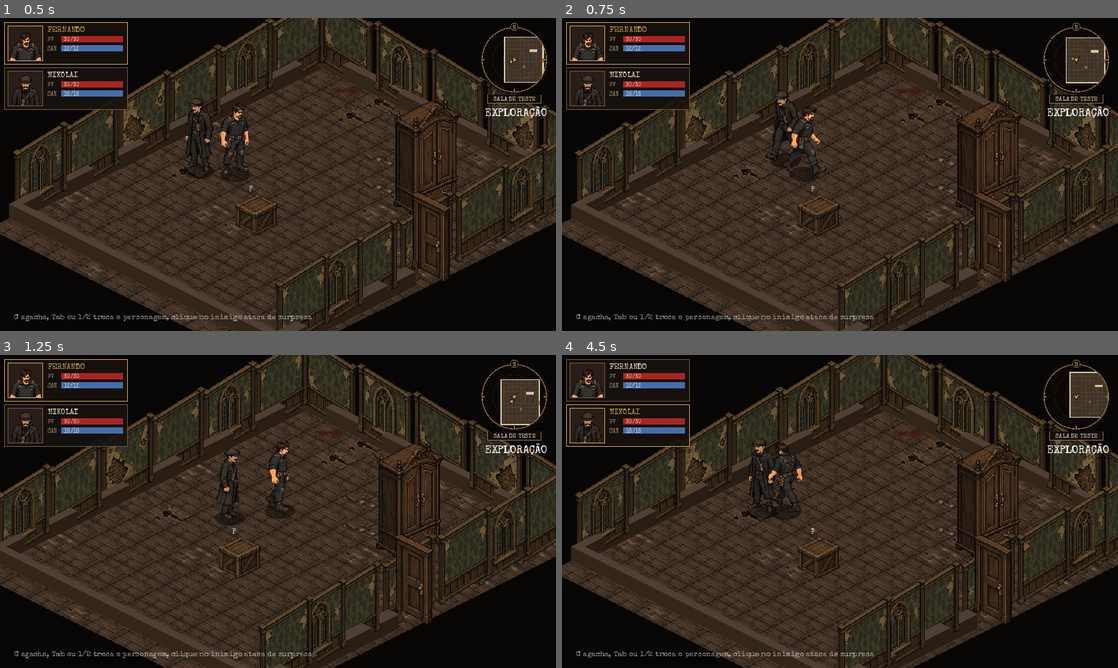
Above: before the commit, frames 1-4 (two rows, left to right).
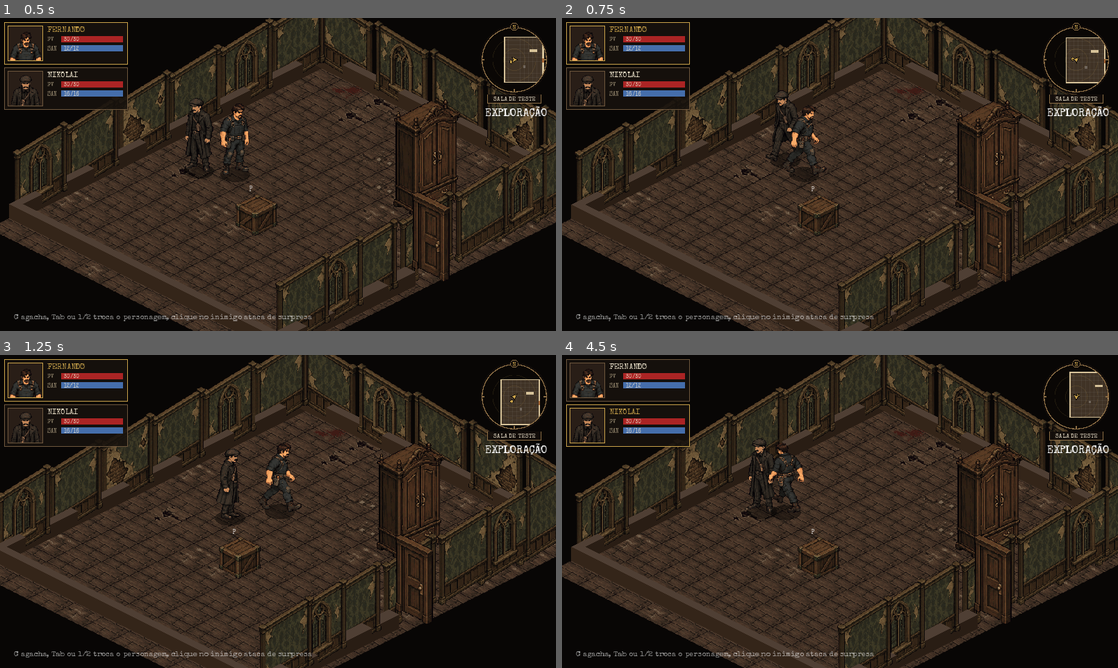
Above: after the commit, the same moments.

Repository: Brombilaa/game
Game: Godot game, scene res://scenes/exploration/test_room.tscn
Two runs of this game, one before a commit and one after it. Both use one fixed random seed, a clock stepped at 60 frames per second and the inputs below.
Inputs (mouse positions are in pixels of both pictures, inside the frame that each line leads up to):
- Up to frame 1 (0.5 s): no input
- Up to frame 2 (0.75 s): tap Enter at 0.5 s; move the mouse to (962, 158) at 0.52 s; hold D from 0.53 s (still down); tap R at 0.6 s; click (962, 158) at 0.67 s
- Up to frame 3 (1.25 s): keep holding D; tap Space at 0.77 s
- Up to frame 4 (4.5 s): move the mouse to (728, 527) at 1.27 s; release D at 1.28 s; tap Tab at 1.35, 4.35 s; tap Space at 1.52, 3.02, 3.77 s; move the mouse to (895, 442) at 2.02 s; hold D 2.03-3.53 s; tap 1 at 2.1 s; move the mouse to (812, 574) at 2.77 s; tap C at 2.85 s; click (812, 574) at 2.92 s; move the mouse to (1006, 558) at 3.52 s; tap R at 3.6 s; move the mouse to (673, 464) at 4.27 s

Frame 1 is identical in both runs. In frame 2, 1.2% of the frame differs, in the area x 0-100%, y 0-100%; in frame 3, 6.4%; in frame 4, 2.7%.

Commit message:
Sprites: caminhada por distância percorrida, fase por unidade e câmera em pixel inteiro
Co-Authored-By: Claude Sonnet 5.5 <noreply@anthropic.com>
Claude-Session: https://claude.ai/code/session_01EDsCLAYL4TarXeRBSa7t1B

Diff:
--- a/scripts/exploration/test_room.gd
+++ b/scripts/exploration/test_room.gd
@@ -41,7 +41,9 @@
 	"heal": {"size": 15, "color": Color(0.5, 0.9, 0.55)},
 	"info": {"size": 13, "color": Color(1.0, 1.0, 0.75)},
 }
-const WALK_FRAME_SECONDS := 0.11
+# Quadro da caminhada avança por distância percorrida na tela (não por tempo): os pés não deslizam,
+# cada unidade tem a sua própria fase e o ritmo é o mesmo em todas as direções.
+const WALK_FRAME_PIXELS := 15.0
 const IDLE_FRAME_SECONDS := 0.7
 const PLACEHOLDER_SCALE := 2.7  # arte provisória de 32×48 ampliada para ~130 px (a altura do herói)
 const TILE_WORLD := 64.0  # lado de um losango do chão, em unidades da sala
@@ -121,7 +123,7 @@
 var fade := ColorRect.new()  # escurece a tela no Game Over
 var facing := {}  # Combatant -> PlaceholderArt.Dir
 var facing8 := {}  # Combatant -> CharacterSheet.Dir (8 direções; o agente começa virado para SE)
-var walk_time := 0.0
+var walk_dist := {}  # unidade -> distância (px de tela) andada desde que começou a andar
 var idle_frame := 0
 var agent_sheets: Array[CharacterSheet] = []
 var enemy_sheets := {}  # variante -> CharacterSheet
@@ -304,18 +306,18 @@
 	screen_shake = maxf(screen_shake - delta, 0.0)
 	camera.offset = Vector2(randf_range(-3, 3), randf_range(-2, 2)) if screen_shake > 0.0 else Vector2.ZERO
 	var focus := turns.current if mode == Mode.COMBAT and turns and turns.current else player
-	camera.position = _iso(focus.pos)
+	camera.position = _iso(focus.pos).round()  # pixel inteiro: o cenário não treme ao andar
 	if moving_unit and not path.is_empty():
 		var step := _iso(path[0]) - _iso(moving_unit.pos)  # a direção vista na tela
 		facing[moving_unit] = PlaceholderArt.dir_from_vector(step)
 		facing8[moving_unit] = CharacterSheet.dir_from_vector(step)
-		walk_time += delta
+		var before := _iso(moving_unit.pos)
 		moving_unit.pos = moving_unit.pos.move_toward(path[0], SPEED * delta)
+		walk_dist[moving_unit] = walk_dist.get(moving_unit, 0.0) + before.distance_to(_iso(moving_unit.pos))
 		if moving_unit.pos.is_equal_approx(path[0]):
 			path.remove_at(0)
 		if path.is_empty():
 			moving_unit = null
-			walk_time = 0.0
 			move_finished.emit()
 		queue_redraw()
 	var breath := int(Time.get_ticks_msec() / (IDLE_FRAME_SECONDS * 1000.0)) % 2
@@ -797,10 +799,13 @@
 		draw_arc(Vector2.ZERO, 36.0, 0.0, TAU, 32, PlaceholderArt.color("destaque"), 2.0)
 		draw_set_transform(Vector2.ZERO)
 	var walking: bool = u == moving_unit or not follow_paths.get(u, PackedVector2Array()).is_empty()
+	if not walking:
+		walk_dist.erase(u)  # a próxima caminhada recomeça no primeiro quadro
+	var walk_n := int(walk_dist.get(u, 0.0) / WALK_FRAME_PIXELS)
 	var i := enemies.find(u)
 	if i < 0:
 		var frames: Array = CharacterSheet.WALK_FRAMES if walking else CharacterSheet.IDLE_FRAMES
-		var n := int(walk_time / WALK_FRAME_SECONDS) % frames.size() if walking else idle_frame
+		var n := walk_n % frames.size() if walking else idle_frame
 		agent_sheets[looks.get(u, 0)].draw(self, at, frames[n], facing8.get(u, CharacterSheet.Dir.SE))
 		if not u.is_alive():
 			draw_string(ThemeDB.fallback_font, at + Vector2(-22, -CharacterSheet.HEIGHT - 14), "CAÍDO", HORIZONTAL_ALIGNMENT_LEFT, -1, 12, Color(1, 0.4, 0.4))
@@ -808,10 +813,10 @@
 		var variant: String = ENEMY_VARIANTS[i % ENEMY_VARIANTS.size()]
 		if enemy_sheets.has(variant):
 			var frames: Array = CharacterSheet.WALK_FRAMES if walking else CharacterSheet.IDLE_FRAMES
-			var n := int(walk_time / WALK_FRAME_SECONDS) % frames.size() if walking else idle_frame
+			var n := walk_n % frames.size() if walking else idle_frame
 			enemy_sheets[variant].draw(self, at, frames[n], facing8.get(u, CharacterSheet.Dir.SW))
 		else:
-			var frame := 1 + int(walk_time / WALK_FRAME_SECONDS) % 2 if walking else 0
+			var frame := 1 + walk_n % 2 if walking else 0
 			var tex := PlaceholderArt.character_texture(variant, facing.get(u, PlaceholderArt.Dir.SOUTH), frame)
 			var size := Vector2(PlaceholderArt.FRAME_SIZE * PLACEHOLDER_SCALE)
 			draw_texture_rect(tex, Rect2((at - PlaceholderArt.PIVOT * PLACEHOLDER_SCALE).round(), size), false)
@@ -859,7 +864,6 @@
 	if moving_unit == player:
 		path = PackedVector2Array()
 		moving_unit = null
-		walk_time = 0.0
 	pending_door = false
 	follow_paths.erase(m)
 	player = m
@@ -897,12 +901,12 @@
 			continue
 		var step := _iso(route[0]) - _iso(m.pos)
 		facing8[m] = CharacterSheet.dir_from_vector(step)
+		var before := _iso(m.pos)
 		m.pos = m.pos.move_toward(route[0], SPEED * delta)
+		walk_dist[m] = walk_dist.get(m, 0.0) + before.distance_to(_iso(m.pos))
 		if m.pos.is_equal_approx(route[0]):
 			route.remove_at(0)
 		follow_paths[m] = route
-		if moving_unit == null:
-			walk_time += delta
 		queue_redraw()
 
 
